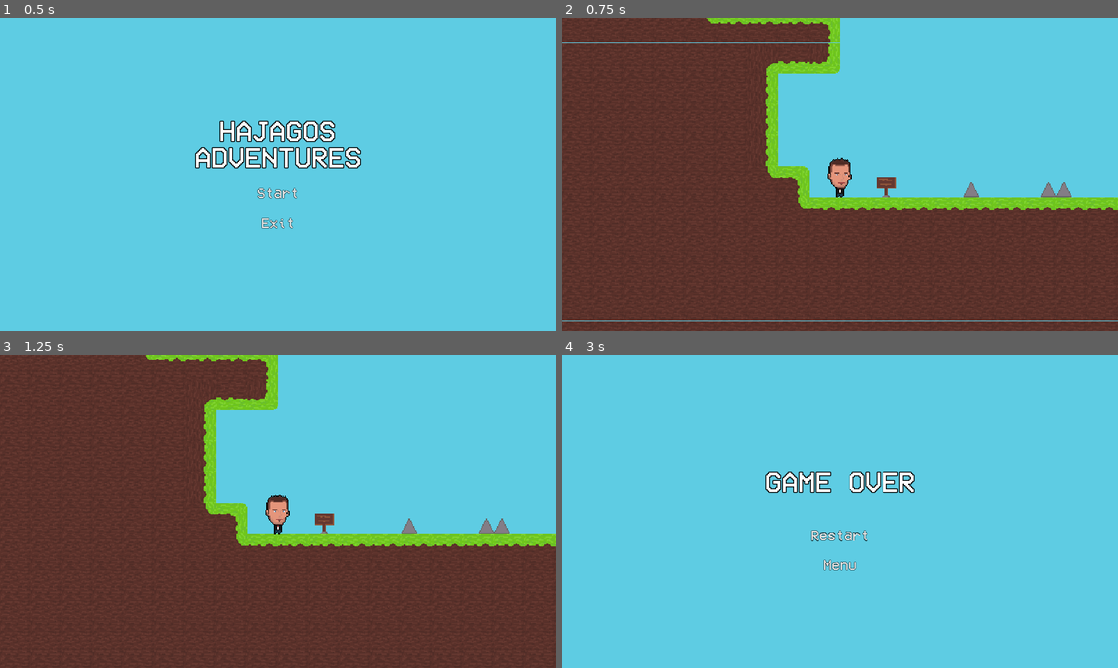
Above: before the commit, frames 1-4 (two rows, left to right).
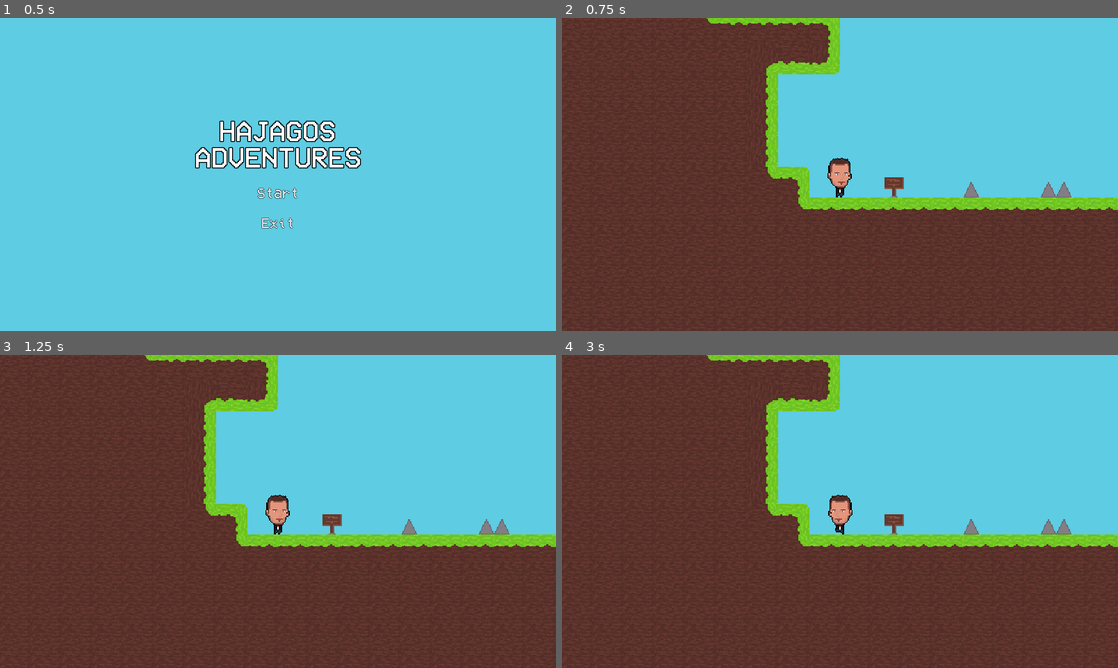
Above: after the commit, the same moments.

Repository: VendelSz/Godot-game
Game: Godot game, scene res://scenes/Menu.tscn
Same seed, same stepped clock (60 frames per second), same inputs: the game is played once before the commit and once after it.
Inputs:
- Up to frame 1 (0.5 s): no input
- Up to frame 2 (0.75 s): click "Start" at 0.5 s
- Up to frame 3 (1.25 s): no input
- Up to frame 4 (3 s): hold E (interact, bound only after the commit) 1.28-2.03 s; hold D (right) 1.28-2.78 s; tap Space (jump) at 1.52, 2.27 s; tap Down (crouch) at 2.1 s; tap E (interact, bound only after the commit) at 2.3 s; hold A (left) from 2.78 s (still down); hold E (interact, bound only after the commit) from 2.78 s (still down)

Frame 1 is identical in both runs. In frame 2, 0.8% of the frame differs, in the area x 0-100%, y 1-97%; in frame 3, 0.7%; in frame 4, 69%, in the area x 0-100%, y 0-100%.
Error after the commit: Invalid get index 'visible' (on base: 'null instance'). (res://scripts/Player.gd:61)

Commit message:
Add files via upload

Diff:
--- a/Petrik Rage Game/project.godot
+++ b/Petrik Rage Game/project.godot
@@ -21,10 +21,6 @@
 window/size/fullscreen=true
 window/stretch/mode="2d"
 window/stretch/aspect="keep"
-
-[editor_plugins]
-
-enabled=PoolStringArray(  )
 
 [gui]
 
@@ -63,6 +59,21 @@
 "events": [ Object(InputEventKey,"resource_local_to_scene":false,"resource_name":"","device":0,"alt":false,"shift":false,"control":false,"meta":false,"command":false,"pressed":false,"scancode":0,"physical_scancode":16777217,"unicode":0,"echo":false,"script":null)
  ]
 }
+dialogic_default_action={
+"deadzone": 0.5,
+"events": [ Object(InputEventKey,"resource_local_to_scene":false,"resource_name":"","device":0,"alt":false,"shift":false,"control":false,"meta":false,"command":false,"pressed":false,"scancode":16777221,"physical_scancode":0,"unicode":0,"echo":false,"script":null)
+, Object(InputEventMouseButton,"resource_local_to_scene":false,"resource_name":"","device":0,"alt":false,"shift":false,"control":false,"meta":false,"command":false,"button_mask":0,"position":Vector2( 0, 0 ),"global_position":Vector2( 0, 0 ),"factor":1.0,"button_index":1,"pressed":true,"doubleclick":false,"script":null)
+, Object(InputEventKey,"resource_local_to_scene":false,"resource_name":"","device":0,"alt":false,"shift":false,"control":false,"meta":false,"command":false,"pressed":false,"scancode":32,"physical_scancode":0,"unicode":0,"echo":false,"script":null)
+, Object(InputEventKey,"resource_local_to_scene":false,"resource_name":"","device":0,"alt":false,"shift":false,"control":false,"meta":false,"command":false,"pressed":false,"scancode":88,"physical_scancode":0,"unicode":0,"echo":false,"script":null)
+, Object(InputEventJoypadButton,"resource_local_to_scene":false,"resource_name":"","device":0,"button_index":0,"pressure":0.0,"pressed":false,"script":null)
+ ]
+}
+interact={
+"deadzone": 0.5,
+"events": [ Object(InputEventKey,"resource_local_to_scene":false,"resource_name":"","device":0,"alt":false,"shift":false,"control":false,"meta":false,"command":false,"pressed":false,"scancode":0,"physical_scancode":69,"unicode":0,"echo":false,"script":null)
+, Object(InputEventKey,"resource_local_to_scene":false,"resource_name":"","device":0,"alt":false,"shift":false,"control":false,"meta":false,"command":false,"pressed":false,"scancode":0,"physical_scancode":16777221,"unicode":0,"echo":false,"script":null)
+ ]
+}
 
 [physics]
 
--- /dev/null
+++ b/Petrik Rage Game/scenes/GameOver.tscn
@@ -0,0 +1,89 @@
+[gd_scene load_steps=12 format=2]
+
+[ext_resource path="res://assets/deathsounds/Yipe.mp3" type="AudioStream" id=1]
+[ext_resource path="res://assets/deathsounds/Rah Band ~ Messages From The Stars 『Slowed & Reverb』.mp3" type="AudioStream" id=2]
+[ext_resource path="res://scripts/Game Over.gd" type="Script" id=3]
+[ext_resource path="res://assets/deathsounds/fakeyou_rvc_f6r1f23nfgd1dykq5k2fx5yktybvr2cz.wav" type="AudioStream" id=4]
+[ext_resource path="res://assets/sky.png" type="Texture" id=5]
+
+[sub_resource type="DynamicFontData" id=5]
+font_path = "res://assets/fonts/VCR_OSD_MONO_1.001.ttf"
+
+[sub_resource type="DynamicFont" id=2]
+size = 100
+outline_size = 3
+outline_color = Color( 0, 0, 0, 1 )
+font_data = SubResource( 5 )
+
+[sub_resource type="DynamicFontData" id=6]
+font_path = "res://assets/fonts/VCR_OSD_MONO_1.001.ttf"
+
+[sub_resource type="DynamicFont" id=8]
+size = 50
+outline_size = 1
+outline_color = Color( 0, 0, 0, 1 )
+font_data = SubResource( 6 )
+
+[sub_resource type="DynamicFontData" id=3]
+font_path = "res://assets/fonts/VCR_OSD_MONO_1.001.ttf"
+
+[sub_resource type="DynamicFont" id=7]
+size = 50
+outline_size = 1
+outline_color = Color( 0, 0, 0, 1 )
+font_data = SubResource( 3 )
+
+[node name="Node2D" type="Node2D"]
+script = ExtResource( 3 )
+
+[node name="Sky" type="Sprite" parent="."]
+position = Vector2( 40, 0 )
+scale = Vector2( 5.4, 5.2 )
+texture = ExtResource( 5 )
+
+[node name="Label" type="Label" parent="."]
+margin_left = -264.0
+margin_top = -152.0
+margin_right = 267.0
+margin_bottom = -64.0
+custom_fonts/font = SubResource( 2 )
+text = "Game Over"
+align = 1
+valign = 1
+uppercase = true
+
+[node name="Restart" type="MenuButton" parent="."]
+margin_left = -127.0
+margin_top = 56.0
+margin_right = 129.0
+margin_bottom = 106.0
+focus_mode = 2
+custom_colors/font_color_disabled = Color( 0, 0, 0, 1 )
+custom_fonts/font = SubResource( 8 )
+text = "Restart"
+expand_icon = true
+
+[node name="Menu" type="MenuButton" parent="."]
+margin_left = -127.0
+margin_top = 158.0
+margin_right = 129.0
+margin_bottom = 208.0
+focus_mode = 2
+custom_fonts/font = SubResource( 7 )
+text = "Menu"
+expand_icon = true
+
+[node name="Camera2D" type="Camera2D" parent="."]
+current = true
+
+[node name="phoneguy" type="AudioStreamPlayer" parent="."]
+stream = ExtResource( 4 )
+
+[node name="stars" type="AudioStreamPlayer" parent="."]
+stream = ExtResource( 2 )
+
+[node name="yipe" type="AudioStreamPlayer" parent="."]
+stream = ExtResource( 1 )
+
+[connection signal="pressed" from="Restart" to="." method="_on_Restart_pressed"]
+[connection signal="pressed" from="Menu" to="." method="_on_Menu_pressed"]
--- /dev/null
+++ b/Petrik Rage Game/scenes/Interactable.tscn
@@ -0,0 +1,25 @@
+[gd_scene load_steps=5 format=2]
+
+[ext_resource path="res://assets/sign.png" type="Texture" id=1]
+[ext_resource path="res://assets/questionmark.png" type="Texture" id=2]
+[ext_resource path="res://scripts/Interactable.gd" type="Script" id=3]
+
+[sub_resource type="CircleShape2D" id=1]
+radius = 16.4924
+
+[node name="Interactable" type="Area2D"]
+script = ExtResource( 3 )
+
+[node name="Sprite" type="Sprite" parent="."]
+position = Vector2( 56, -16 )
+texture = ExtResource( 1 )
+hframes = 10
+vframes = 10
+
+[node name="CollisionShape2D" type="CollisionShape2D" parent="."]
+position = Vector2( 56, -12 )
+shape = SubResource( 1 )
+
+[node name="QuestionMark" type="Sprite" parent="."]
+position = Vector2( 56, -32 )
+texture = ExtResource( 2 )
--- a/Petrik Rage Game/scenes/Map0.tscn
+++ b/Petrik Rage Game/scenes/Map0.tscn
@@ -8,6 +8,8 @@
 [ext_resource path="res://assets/hajagos_animation.png" type="Texture" id=6]
 [ext_resource path="res://assets/ost/Kevin MacLeod Pixelland.mp3" type="AudioStream" id=7]
 [ext_resource path="res://assets/sign.png" type="Texture" id=8]
+[ext_resource path="res://assets/questionmark.png" type="Texture" id=9]
+[ext_resource path="res://scripts/Interactable.gd" type="Script" id=10]
 
 [sub_resource type="ConvexPolygonShape2D" id=10]
 points = PoolVector2Array( 0, 0, 32, 0, 32, 32, 0, 32 )
@@ -256,31 +258,8 @@
 } ]
 0/z_index = 0
 
-[sub_resource type="ConvexPolygonShape2D" id=1]
-points = PoolVector2Array( 6, 11, 26, 11, 26, 23, 18, 23, 18, 30, 19, 30, 19, 31, 20, 31, 20, 32, 12, 32, 12, 31, 13, 31, 13, 30, 14, 30, 14, 23, 6, 23 )
-
-[sub_resource type="TileSet" id=16]
-0/name = "interactables_tileset.png 0"
-0/texture = ExtResource( 8 )
-0/tex_offset = Vector2( 0, 0 )
-0/modulate = Color( 1, 1, 1, 1 )
-0/region = Rect2( 0, 0, 32, 32 )
-0/tile_mode = 0
-0/occluder_offset = Vector2( 0, 0 )
-0/navigation_offset = Vector2( 0, 0 )
-0/shape_offset = Vector2( 0, 0 )
-0/shape_transform = Transform2D( 1, 0, 0, 1, 0, 0 )
-0/shape = SubResource( 1 )
-0/shape_one_way = false
-0/shape_one_way_margin = 1.0
-0/shapes = [ {
-"autotile_coord": Vector2( 0, 0 ),
-"one_way": false,
-"one_way_margin": 1.0,
-"shape": SubResource( 1 ),
-"shape_transform": Transform2D( 1, 0, 0, 1, 0, 0 )
-} ]
-0/z_index = 0
+[sub_resource type="CircleShape2D" id=1]
+radius = 16.4924
 
 [node name="Map0" type="Node2D"]
 script = ExtResource( 5 )
@@ -311,6 +290,7 @@
 z_index = 100
 current = true
 zoom = Vector2( 0.3, 0.3 )
+limit_smoothed = true
 smoothing_enabled = true
 smoothing_speed = 3.0
 
@@ -343,13 +323,23 @@
 format = 1
 tile_data = PoolIntArray( -458735, 0, 0, -327665, 0, 0, -196595, 0, 0, -65536, 0, 0, -65531, 0, 0, -65530, 0, 0 )
 
-[node name="Sign" type="Area2D" parent="."]
-
-[node name="sign_tileset" type="TileMap" parent="Sign"]
-tile_set = SubResource( 16 )
-cell_size = Vector2( 32, 32 )
-collision_use_parent = true
-format = 1
-tile_data = PoolIntArray( -65535, 0, 0 )
-
-[connection signal="body_entered" from="Spike" to="." method="_on_Area2D_body_entered"]
+[node name="Interactable" type="Area2D" parent="."]
+script = ExtResource( 10 )
+
+[node name="Sprite" type="Sprite" parent="Interactable"]
+position = Vector2( 56, -16 )
+texture = ExtResource( 8 )
+hframes = 10
+vframes = 10
+
+[node name="CollisionShape2D" type="CollisionShape2D" parent="Interactable"]
+position = Vector2( 56, -12 )
+shape = SubResource( 1 )
+
+[node name="QuestionMark" type="Sprite" parent="Interactable"]
+position = Vector2( 56, -32 )
+texture = ExtResource( 9 )
+
+[connection signal="body_entered" from="Spike" to="." method="_on_Spike_body_entered"]
+[connection signal="body_entered" from="Interactable" to="Interactable" method="_on_Interactable_body_entered"]
+[connection signal="body_exited" from="Interactable" to="Interactable" method="_on_Interactable_body_exited"]
--- /dev/null
+++ b/Petrik Rage Game/scripts/Interactable.gd
@@ -0,0 +1,20 @@
+extends Area2D
+
+var questionmark = false
+
+func _ready():
+	connect("body_entered", self, '_on_Interactable_body_entered')
+	connect("body_exited", self, '_on_Interactable_body_exited')
+
+func _process(delta):
+	$QuestionMark.visible = questionmark
+
+func _on_Interactable_body_entered(body):
+	if body.name == 'Player':
+		questionmark = true
+		if Input.is_action_pressed("interact"):
+			get_tree().change_scene("res://scenes/GameOver.tscn")
+
+func _on_Interactable_body_exited(body):
+	if body.name == 'Player':
+		questionmark = false
--- a/Petrik Rage Game/scripts/Map0.gd
+++ b/Petrik Rage Game/scripts/Map0.gd
@@ -1,10 +1,10 @@
 extends Node2D
-
 
 
 func _ready():
 	pass
 
-func _on_Area2D_body_entered(body: Node) -> void:
+
+func _on_Spike_body_entered(body: Node) -> void:
 	if body is KinematicBody2D:
 		body.hit()
--- a/Petrik Rage Game/scripts/Player.gd
+++ b/Petrik Rage Game/scripts/Player.gd
@@ -58,6 +58,11 @@
 	if Input.is_action_pressed("esc"):
 		get_tree().change_scene("res://scenes/Menu.tscn")
 
+	if $QuestionMark.visible:
+		if Input.is_action_pressed("interact"):
+			get_tree().change_scene("res://scenes/Menu.tscn")
+
+
 	motion = move_and_slide(motion, UP)
 
 var i := 0.0
@@ -67,4 +72,4 @@
 	if is_hit:
 		return
 	is_hit = true
-	get_tree().change_scene("res://scenes/Game Over.tscn")
+	get_tree().change_scene("res://scenes/GameOver.tscn")
Binary file added: Petrik Rage Game/assets/questionmark.png
Not shown, added: Petrik Rage Game/assets/questionmark.png.import
Binary file added: Petrik Rage Game/assets/text_background.png
Not shown, added: Petrik Rage Game/assets/text_background.png.import
Not shown: 1 places in Petrik Rage Game/scenes/Map0.tscn that only renumber resources
